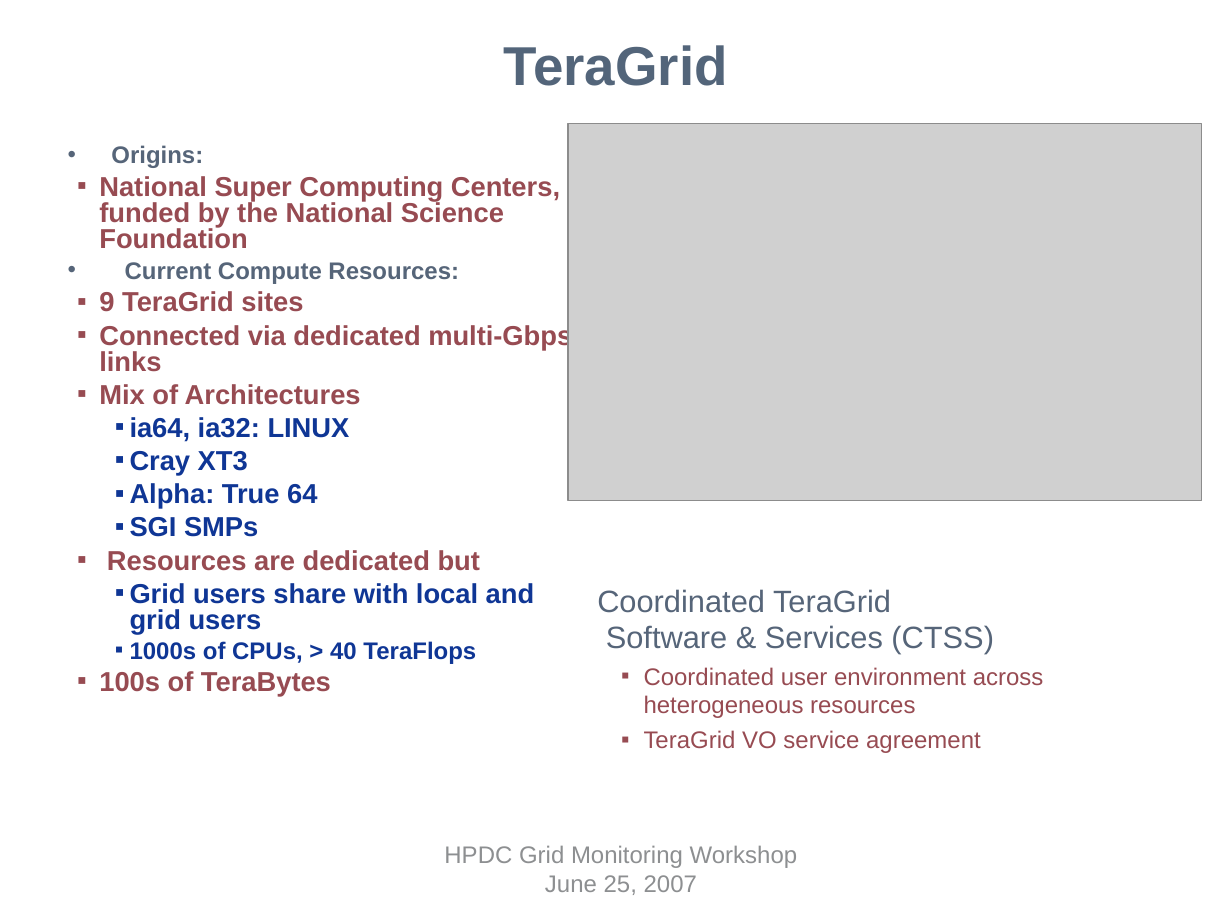
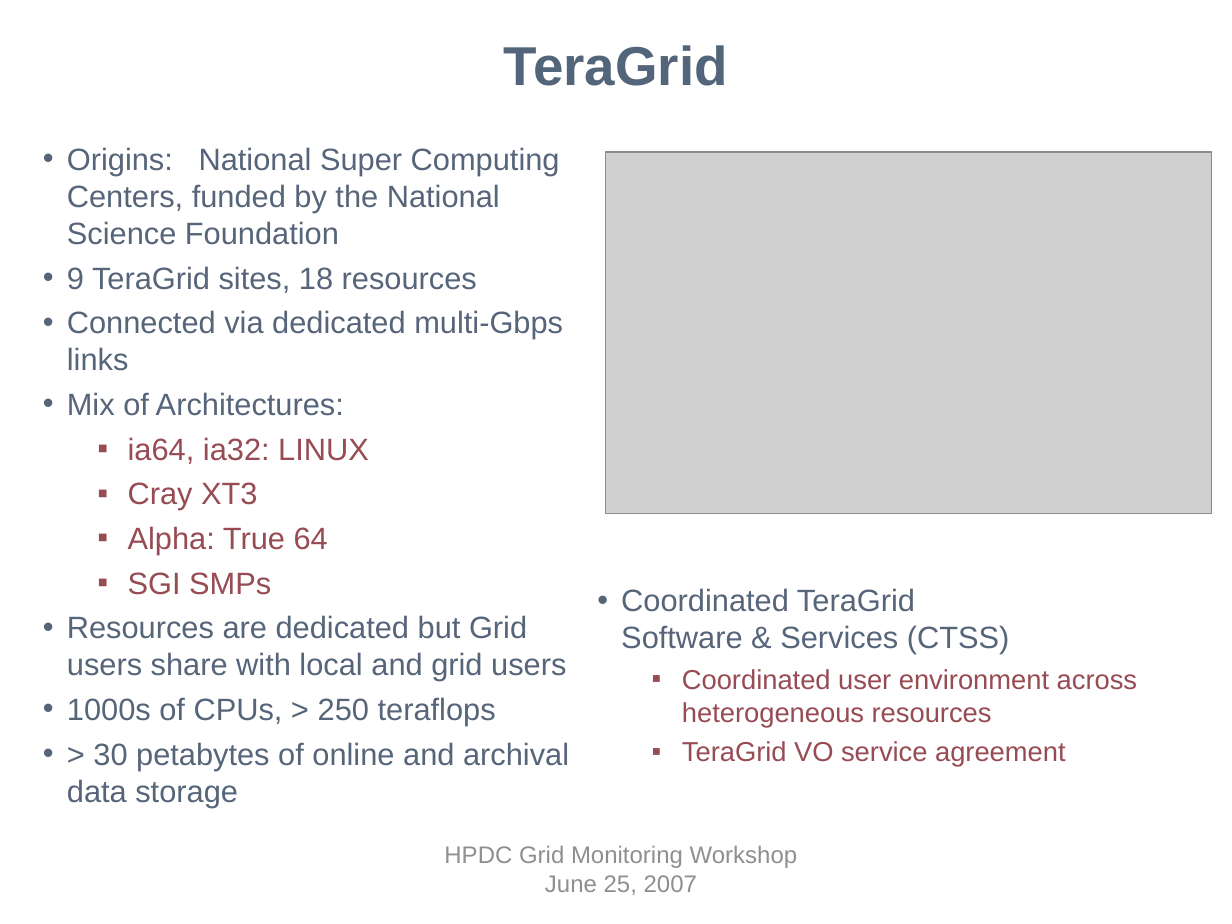
Before and after one commit to IncaProject/inca-xsede, a slide deck: slide 2 of talks/inca-gmw07.ppt (slide 3 before the commit). Drawn at 1232x924 pixels with LibreOffice and Linux fonts; fonts in the diff are those of the drawing; grey boxes stand for pictures; background and template pictures are left out. Boxes give left, top, right and bottom in pixels: in the first picture for what was removed or moved away, otherwise in the second. Text is boxed around its words. In the diff, an @@ line names an element or a change of style, - is before the commit and + after.

Commit message:
more

```diff
--- a/talks/inca-gmw07.ppt
+++ b/talks/inca-gmw07.ppt
@@ text "Origins: National Super Computing Centers, ...": place and size @@
-text "Origins: National Super Computing Centers, ..." at box(99, 145, 572, 697)
+text "Origins: National Super Computing Centers, ..." at box(67, 147, 569, 807)
@@ text at box(67, 147, 560, 293): text changed; size 16 to 18 pt; text colour #974B52 to #566579; bold off @@
-• Origins:
-  ▪ National Super Computing Centers, funded by the National Science Foundation
-• Current Compute Resources:
-  ▪ 9 TeraGrid sites
+• Origins: National Super Computing Centers, funded by the National Science Foundation
+• 9 TeraGrid sites, 18 resources
@@ picture: place and size @@
-picture at box(568, 123, 1201, 500)
+picture at box(606, 152, 1212, 513)
@@ text at box(67, 310, 563, 595): size 16 to 18 pt, bold off in "Connected via dedicated multi-Gbps links", "ia64, ia32: LINUX", "Cray XT3", "Alpha: True 64" and 1 more places; text colour #974B52 to #566579 in "Connected via dedicated multi-Gbps links"; text colour #0F3695 to #974B52 in "ia64, ia32: LINUX", "Cray XT3", "Alpha: True 64", "SGI SMPs"; bullet ▪ to •; list level 2 to 1 in "Connected via dedicated multi-Gbps links"; line spacing 0.8 to 1; bullet colour #974B52 to #566579; list level 3 to 2 in "ia64, ia32: LINUX"; bullet colour #0F3695 to #974B52; list level 3 to 2 in "Cray XT3"; list level 3 to 2 in "Alpha: True 64"; list level 3 to 2 in "SGI SMPs" @@
@@ text at box(67, 392, 344, 416): text changed; size 16 to 18 pt; text colour #974B52 to #566579; bold off @@
-  ▪ Mix of Architectures
+• Mix of Architectures:
@@ text "Coordinated TeraGrid Software & Services ..." at box(621, 588, 1137, 767): size 14 to 16 pt in "Coordinated user environment across heterogeneous resources", "TeraGrid VO service agreement"; bullet none to •; indent changed @@
@@ text at box(67, 615, 569, 807): text changed; size 16 to 18 pt; text colour #0F3695 to #566579; bold off @@
-  ▪ Resources are dedicated but
-    ▪ Grid users share with local and grid users
-    ▪ 1000s of CPUs, > 40 TeraFlops
-  ▪ 100s of TeraBytes
+• Resources are dedicated but Grid users share with local and grid users
+• 1000s of CPUs, > 250 teraflops
+• > 30 petabytes of online and archival data storage
```
Also in this commit, not shown: 14 other slides changed, 2 slides removed.
